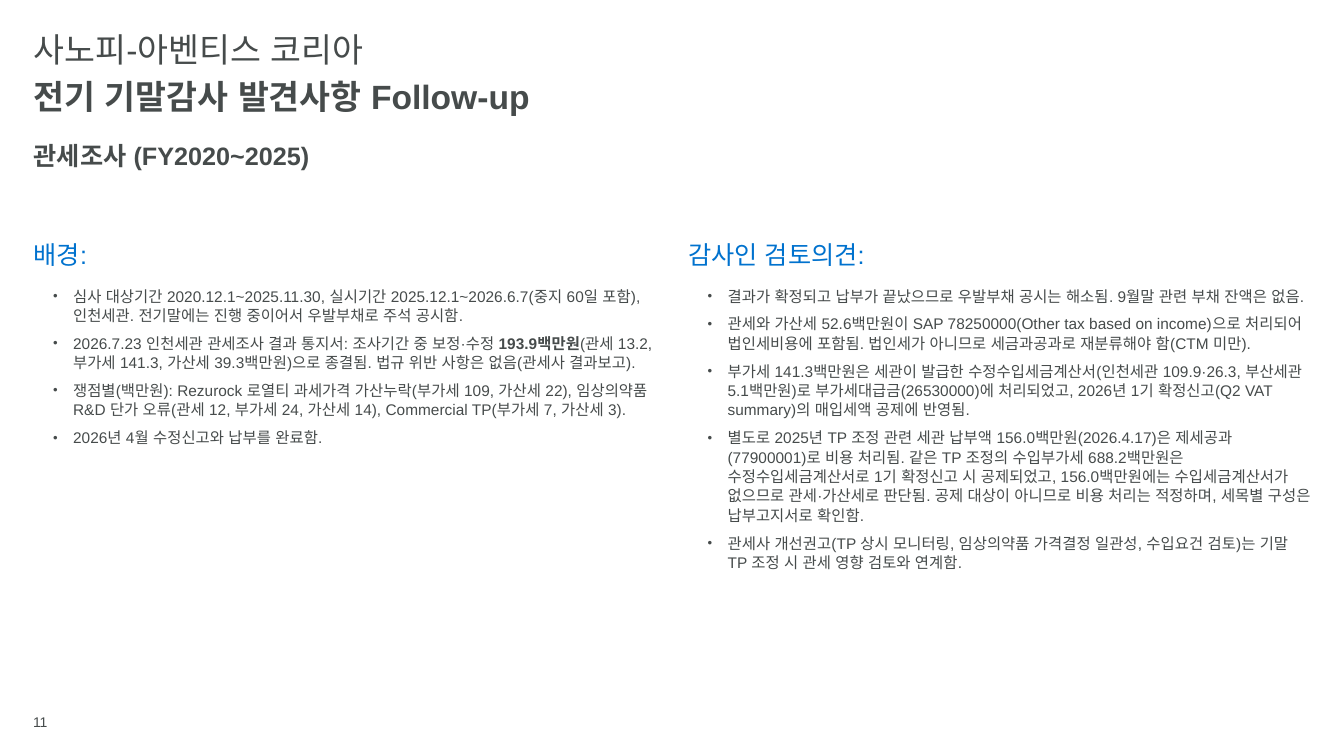
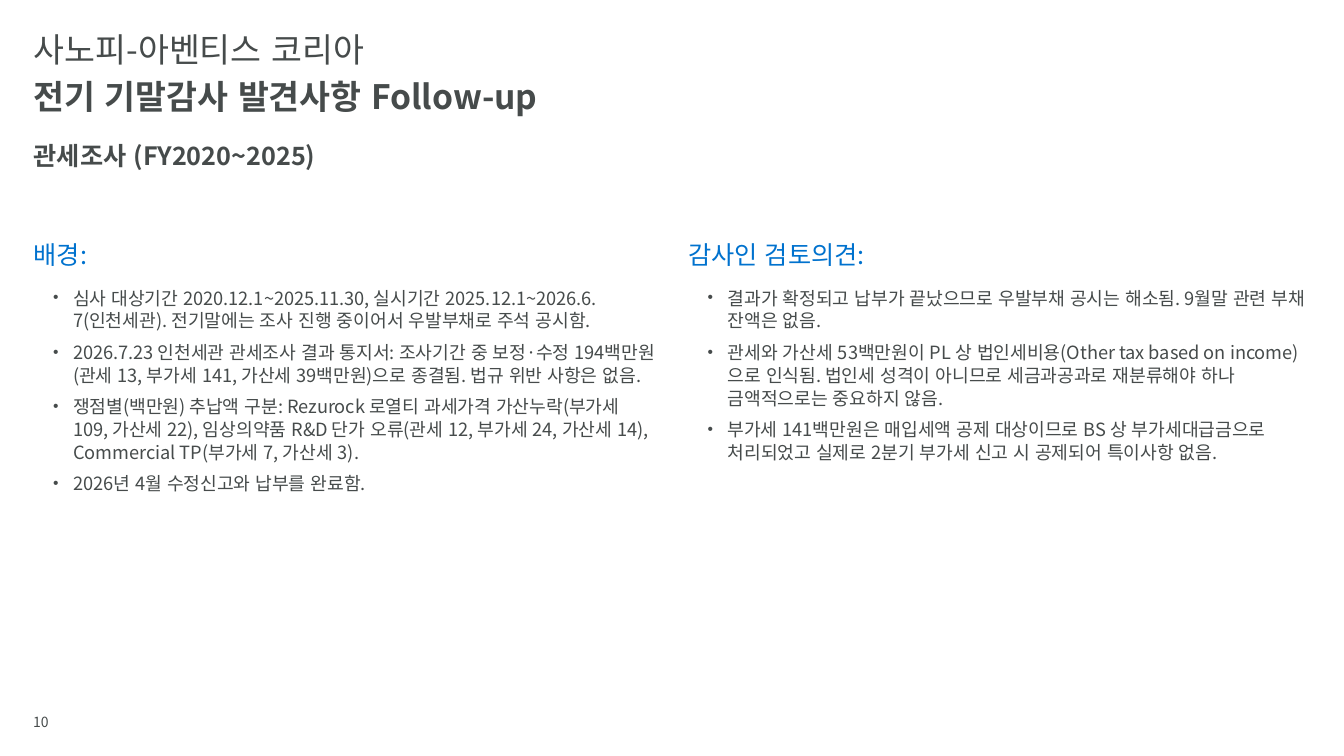
Before and after one commit to hansesle-maker/code, a slide deck: slide 10 of deliverables/SAK_FY2026_Interim_Closing_KO.pptx (slide 11 before the commit). Drawn at 1344x756 pixels with LibreOffice and Linux fonts; fonts in the diff are those of the drawing; background and template pictures are left out. Boxes give left, top, right and bottom in pixels: in the first picture for what was removed or moved away, otherwise in the second. Text is boxed around its words. In the diff, an @@ line names an element or a change of style, - is before the commit and + after.

```diff
--- a/deliverables/SAK_FY2026_Interim_Closing_KO.pptx
+++ b/deliverables/SAK_FY2026_Interim_Closing_KO.pptx
@@ text "전기 기말감사 발견사항 Follow-up" at bbox=[34, 80, 537, 117]: font Arial to Noto Sans CJK KR @@
@@ text "관세조사 (FY2020~2025)" at bbox=[34, 144, 316, 170]: font Arial to Noto Sans CJK KR @@
@@ text at bbox=[73, 290, 648, 463]: text changed; size 11 to 13 pt; font Arial to Noto Sans CJK KR @@
-  • 심사 대상기간 2020.12.1~2025.11.30, 실시기간 2025.12.1~2026.6.7(중지 60일 포함), 인천세관. 전기말에는 진행 중이어서 우발부채로 주석 공시함.
-  • 2026.7.23 인천세관 관세조사 결과 통지서: 조사기간 중 보정·수정 193.9백만원(관세 13.2, 부가세 141.3, 가산세 39.3백만원)으로 종결됨. 법규 위반 사항은 없음(관세사 결과보고).
-  • 쟁점별(백만원): Rezurock 로열티 과세가격 가산누락(부가세 109, 가산세 22), 임상의약품 R&D 단가 오류(관세 12, 부가세 24, 가산세 14), Commercial TP(부가세 7, 가산세 3).
+  • 심사 대상기간 2020.12.1~2025.11.30, 실시기간 2025.12.1~2026.6.7(인천세관). 전기말에는 조사 진행 중이어서 우발부채로 주석 공시함.
+  • 2026.7.23 인천세관 관세조사 결과 통지서: 조사기간 중 보정·수정 194백만원(관세 13, 부가세 141, 가산세 39백만원)으로 종결됨. 법규 위반 사항은 없음.
+  • 쟁점별(백만원) 추납액 구분: Rezurock 로열티 과세가격 가산누락(부가세 109, 가산세 22), 임상의약품 R&D 단가 오류(관세 12, 부가세 24, 가산세 14), Commercial TP(부가세 7, 가산세 3).
@@ text at bbox=[728, 290, 1304, 307]: size 11 to 13 pt, font Arial to Noto Sans CJK KR in "결과가 확정되고 납부가 끝났으므로 우발부채 공시는 해소됨. ..." @@
@@ text at bbox=[728, 344, 1299, 461]: text changed; size 11 to 13 pt; font Arial to Noto Sans CJK KR @@
-  • 관세와 가산세 52.6백만원이 SAP 78250000(Other tax based on income)으로 처리되어 법인세비용에 포함됨. 법인세가 아니므로 세금과공과로 재분류해야 함(CTM 미만).
-  • 부가세 141.3백만원은 세관이 발급한 수정수입세금계산서(인천세관 109.9·26.3, 부산세관 5.1백만원)로 부가세대급금(26530000)에 처리되었고, 2026년 1기 확정신고(Q2 VAT summary)의 매입세액 공제에 반영됨.
-  • 별도로 2025년 TP 조정 관련 세관 납부액 156.0백만원(2026.4.17)은 제세공과(77900001)로 비용 처리됨. 같은 TP 조정의 수입부가세 688.2백만원은 수정수입세금계산서로 1기 확정신고 시 공제되었고, 156.0백만원에는 수입세금계산서가 없으므로 관세·가산세로 판단됨. 공제 대상이 아니므로 비용 처리는 적정하며, 세목별 구성은 납부고지서로 확인함.
-  • 관세사 개선권고(TP 상시 모니터링, 임상의약품 가격결정 일관성, 수입요건 검토)는 기말 TP 조정 시 관세 영향 검토와 연계함.
+  • 관세와 가산세 53백만원이 PL 상 법인세비용(Other tax based on income)으로 인식됨. 법인세 성격이 아니므로 세금과공과로 재분류해야 하나 금액적으로는 중요하지 않음.
+  • 부가세 141백만원은 매입세액 공제 대상이므로 BS 상 부가세대급금으로 처리되었고 실제로 2분기 부가세 신고 시 공제되어 특이사항 없음.
@@ text at bbox=[73, 475, 366, 492]: size 11 to 13 pt, font Arial to Noto Sans CJK KR in "2026년 4월 수정신고와 납부를 완료함." @@
@@ page number at bbox=[33, 716, 49, 727]: text changed; font Arial to Noto Sans CJK KR @@
-11
+10
```
Also in this commit, not shown: 15 other slides changed, 2 slides removed, 1 other file.
